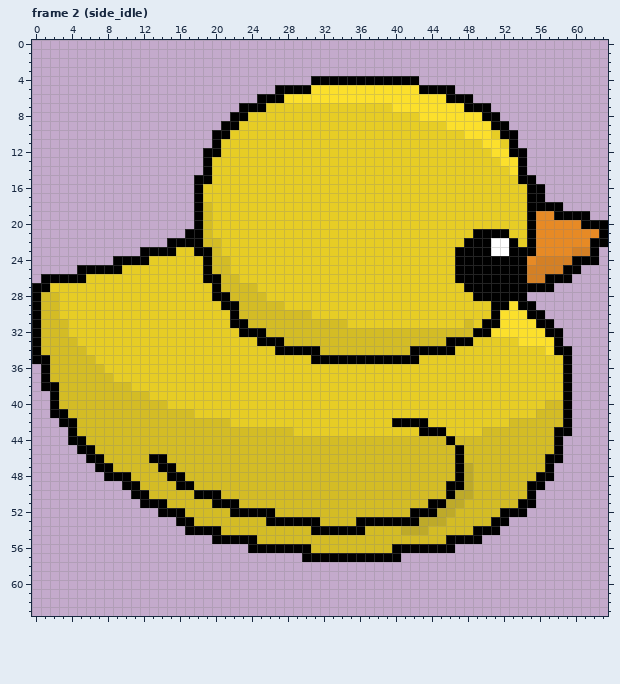
Pixel-art file: hydrationnation/assets/sprites/duck/duck.aseprite. The picture above is the old version.
64x64 pixels, 48 frames. Colours within 5 levels of each other are drawn and written as one. Shown: frame 2 (side_idle). The commit also changed other frames, which this record leaves out.
After the commit:
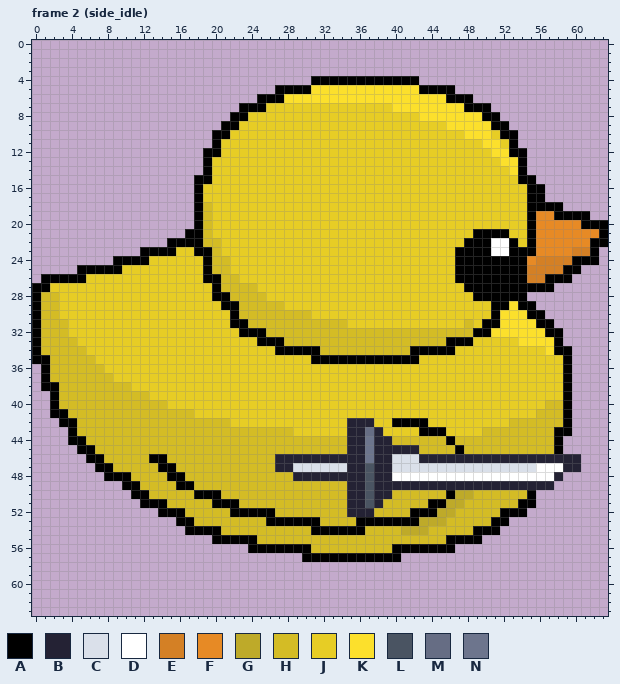
Palette (. is transparent): A #000000  B #242234  C #dae0ea  D #ffffff  E #d48025  F #e78a25  G #beaa29  H #d4bc25  J #e7cd25  K #fce02c  L #4a5462  M #666d84  N #6d758d
Changes in this commit:
layer "Sword" added
--- frame 2 (side_idle), layer "Sword"
@@ x 25..62 @@
 41 JJJJJJJJJJJJJJJJJJJJJJJJJJJJJJJHHHA...
-42 JJJJJJJJJJJJJJJAAAAJJJJJJJJJHHHHHHA...
-43 HHHHJJJJJJJJJJJJJJAAAJJJJHHHHHHHHAA...
-44 HHHHHHHHHHHHHHHHHHHHHAHHHHHHHHHHHA....
-45 HHHHHHHHHHHHHHHHHHHHHHAHHHHHHHHHHA....
-46 HHHHHHHHHHHHHHHHHHHHHHAHHHHHHHHHAA....
-47 HHHHHHHHHHHHHHHHHHHHHHAGHHHHHHHHA.....
-48 HHHHHHHHHHHHHHHHHHHHHHAGHHHHHHHAA.....
-49 HHHHHHHHHHHHHHHHHHHHHAAGHHHHHHAA......
-50 HHHHHHHHHHHHHHHHHHHHHAGGHHHHHHA.......
-51 HHHHHHHHHHHHHHHHHHHAAGGHHHHHHAA.......
-52 AAHHHHHHHHHHHHHHHAAAGGHHHHHAAA........
+42 JJJJJJJJJJBBBJJAAAAJJJJJJJJJHHHHHHA...
+43 HHHHJJJJJJBBMBJJJJAAAJJJJHHHHHHHHAA...
+44 HHHHHHHHHHBBNBBHHHHHHAHHHHHHHHHHHA....
+45 HHHHHHHHHHBBNBBBBBHHHHAHHHHHHHHHHA....
+46 HHBBBBBBBBBBNBBCCCBBBBBBBBBBBBBBBBBB..
+47 HHBBCCCCCCBBLBBCCCCCCCCCCCCCCCCDDDBB..
+48 HHHHBBBBBBBBLBBDDDDDDDDDDDDDDDDDDB....
+49 HHHHHHHHHHBBLBBBBBBBBBBBBBBBBBBBB.....
+50 HHHHHHHHHHBBLBBHHHHHHAGGHHHHHHA.......
+51 HHHHHHHHHHBBLBHHHHHAAGGHHHHHHAA.......
+52 AAHHHHHHHHBBBHHHHAAAGGHHHHHAAA........
 53 HAAAAAAHHHHAAAAAAAGGGHHHHHAA..........
